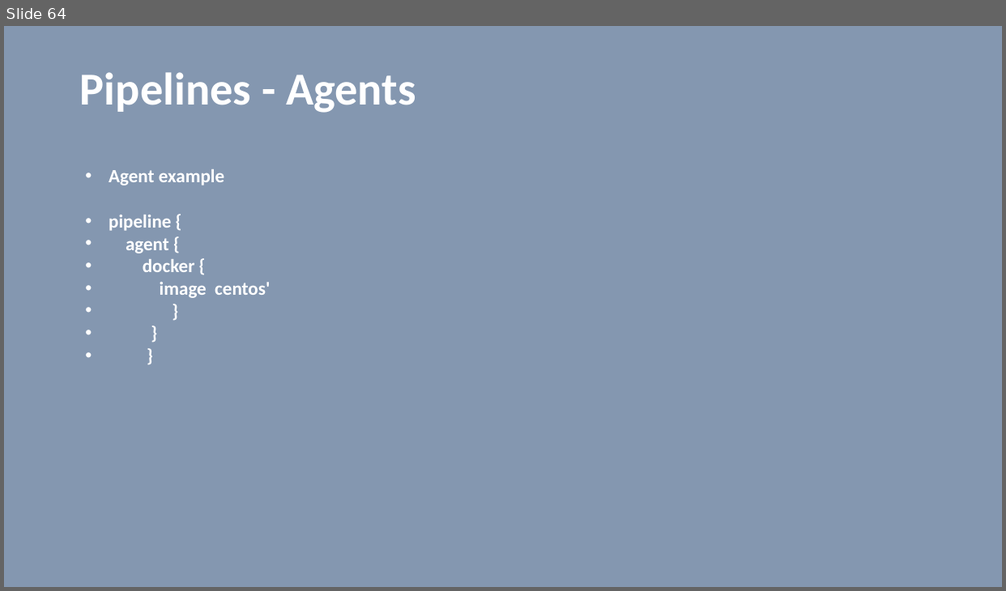
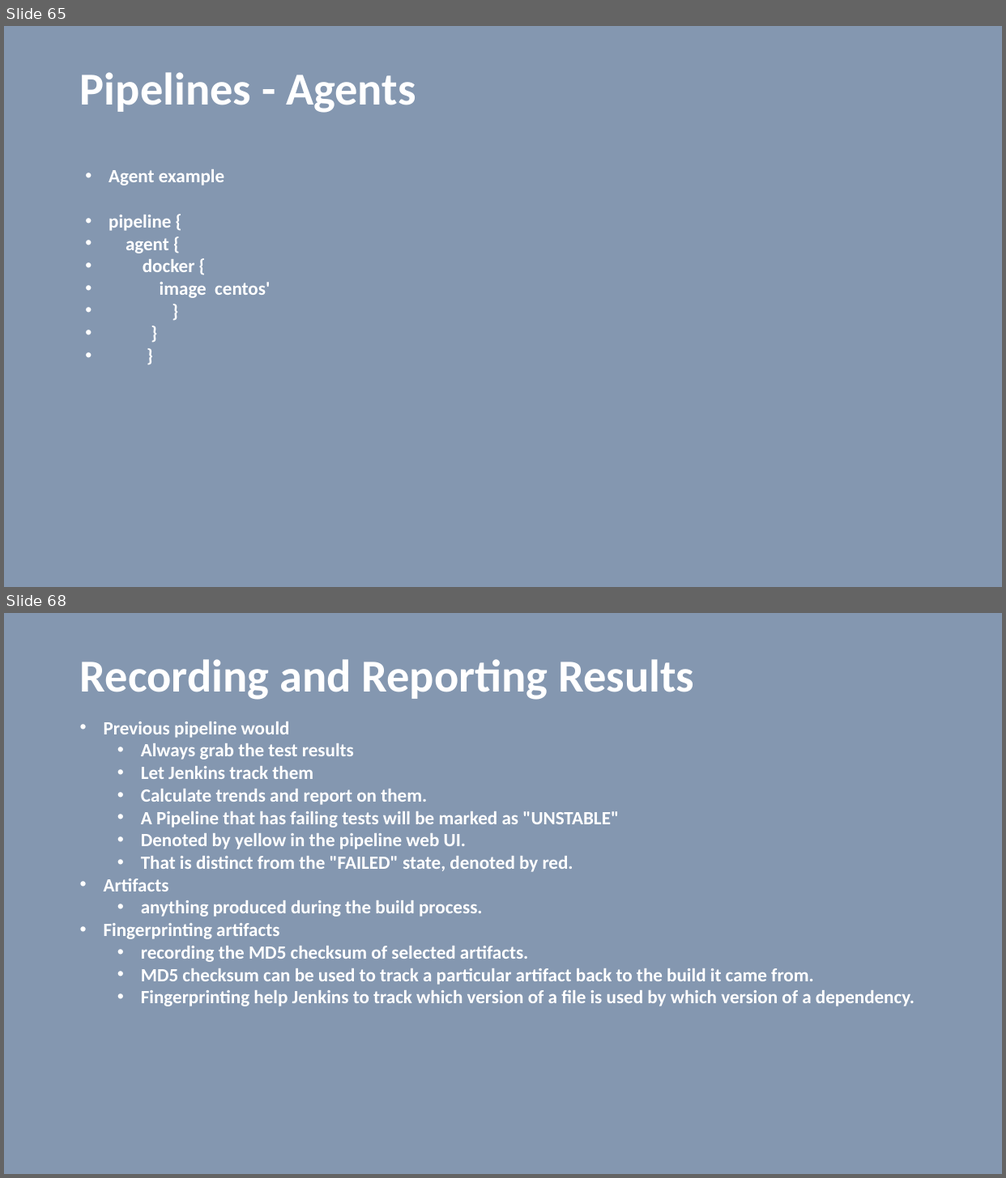
Before and after one commit to vilasvarghese/devops, a slide deck: jenkins/JenkinsBasics.pptx. Shown one above the other, each under a label of ours: slide 64 before the commit, slides 65 and 68 after it; the slides between them are not shown. The pictures are 1006x591 and 1006x1178 pixels, drawn with LibreOffice and Linux fonts; fonts in the diff are those of the drawing. Boxes give left, top, right and bottom in pixels: in the first picture for what was removed or moved away, otherwise in the second. Text is boxed around its words. In the diff, an @@ line names an element or a change of style, - is before the commit and + after.

```diff
--- a/jenkins/JenkinsBasics.pptx
+++ b/jenkins/JenkinsBasics.pptx
@@ slide 68 added at [4,613,1002,1174], background #8497B0 @@
@@ title added at [80,659,694,700], 44 pt, text #FFFFFF, bold @@
+Recording and Reporting Results
@@ text added at [104,722,914,1007], 18 pt, text #FFFFFF, bold @@
+• Previous pipeline would
+  • Always grab the test results
+  • Let Jenkins track them
+  • Calculate trends and report on them.
+  • A Pipeline that has failing tests will be marked as "UNSTABLE"
+  • Denoted by yellow in the pipeline web UI.
+  • That is distinct from the "FAILED" state, denoted by red.
+• Artifacts
+  • anything produced during the build process.
+• Fingerprinting artifacts
+  • recording the MD5 checksum of selected artifacts.
+  • MD5 checksum can be used to track a particular artifact back to the build it came from.
+  • Fingerprinting help Jenkins to track which version of a file is used by which version of a dependency.
@@ what was slide 64 is now slide 65 @@
```
Also in this commit, not shown: 4 slides changed, 5 other slides added, 57 other files.
